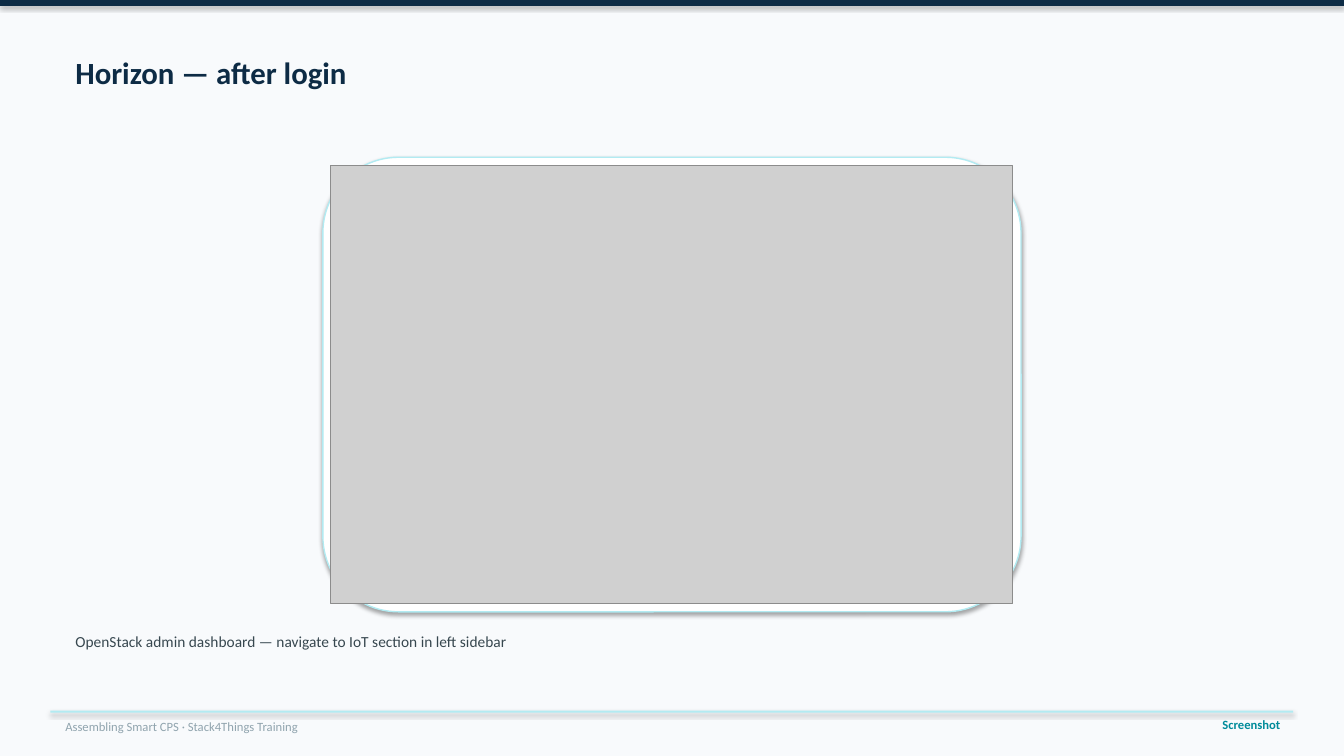
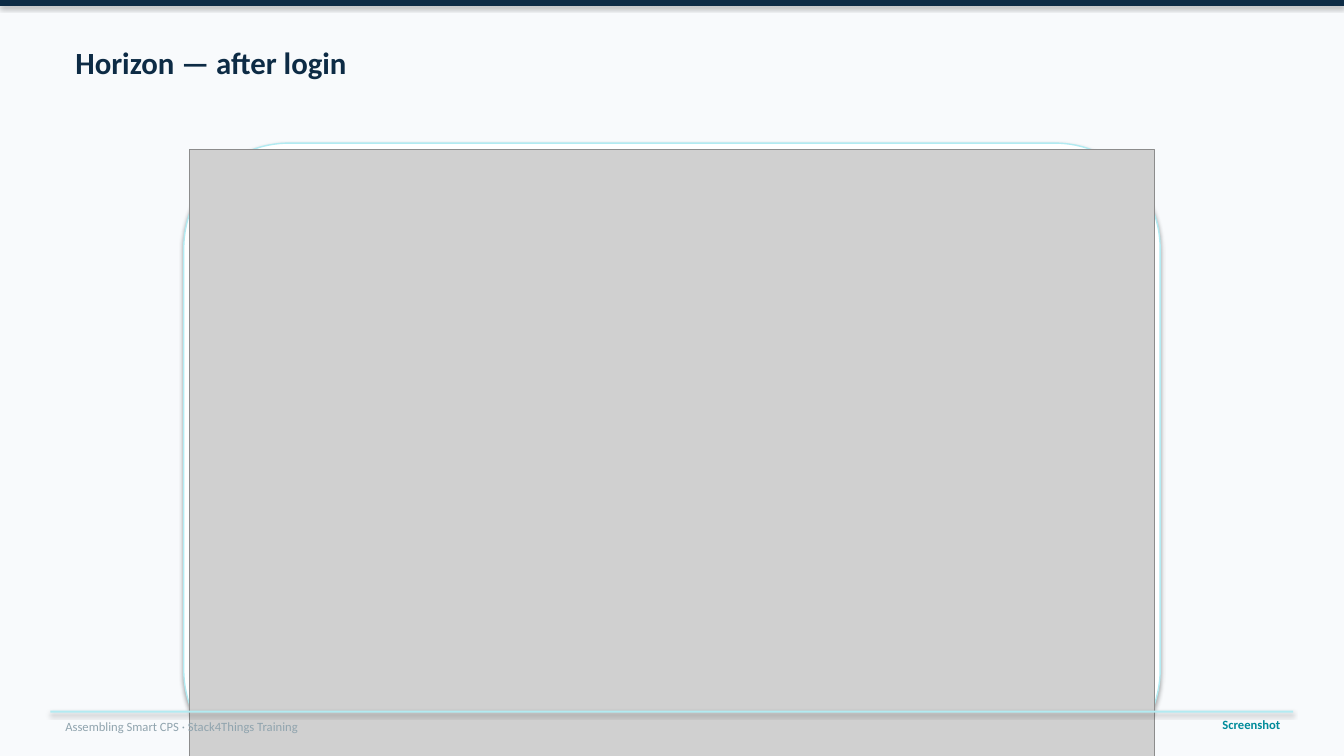
Before and after one commit to lucadagati/AssemblyingCPS_training, a slide deck: slide 52 of slides/ModuleA_Deploy_IOcloud_EN.pptx. Drawn at 1344x756 pixels with LibreOffice and Linux fonts; fonts in the diff are those of the drawing; grey boxes stand for pictures. Boxes give left, top, right and bottom in pixels: in the first picture for what was removed or moved away, otherwise in the second. Text is boxed around its words. In the diff, an @@ line names an element or a change of style, - is before the commit and + after.

```diff
--- a/slides/ModuleA_Deploy_IOcloud_EN.pptx
+++ b/slides/ModuleA_Deploy_IOcloud_EN.pptx
@@ text "Horizon — after login": place and size @@
-text "Horizon — after login" at box(75, 62, 347, 90)
+text "Horizon — after login" at box(75, 52, 347, 80)
@@ rounded rectangle: place and size @@
-rounded rectangle at box(323, 157, 1021, 612)
+rounded rectangle at box(184, 143, 1160, 756)
@@ picture: place and size @@
-picture at box(331, 165, 1013, 604)
+picture at box(190, 149, 1154, 756)
@@ text removed at box(75, 636, 506, 650) @@
-OpenStack admin dashboard — navigate to IoT section in left sidebar
```
Also in this commit, not shown: 74 other slides changed, 15 other files.
